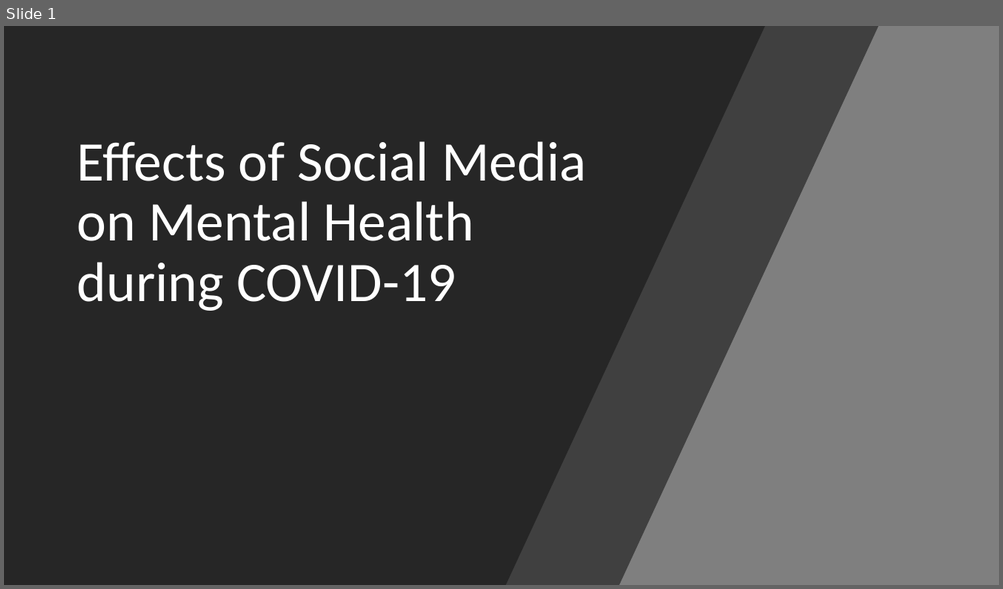
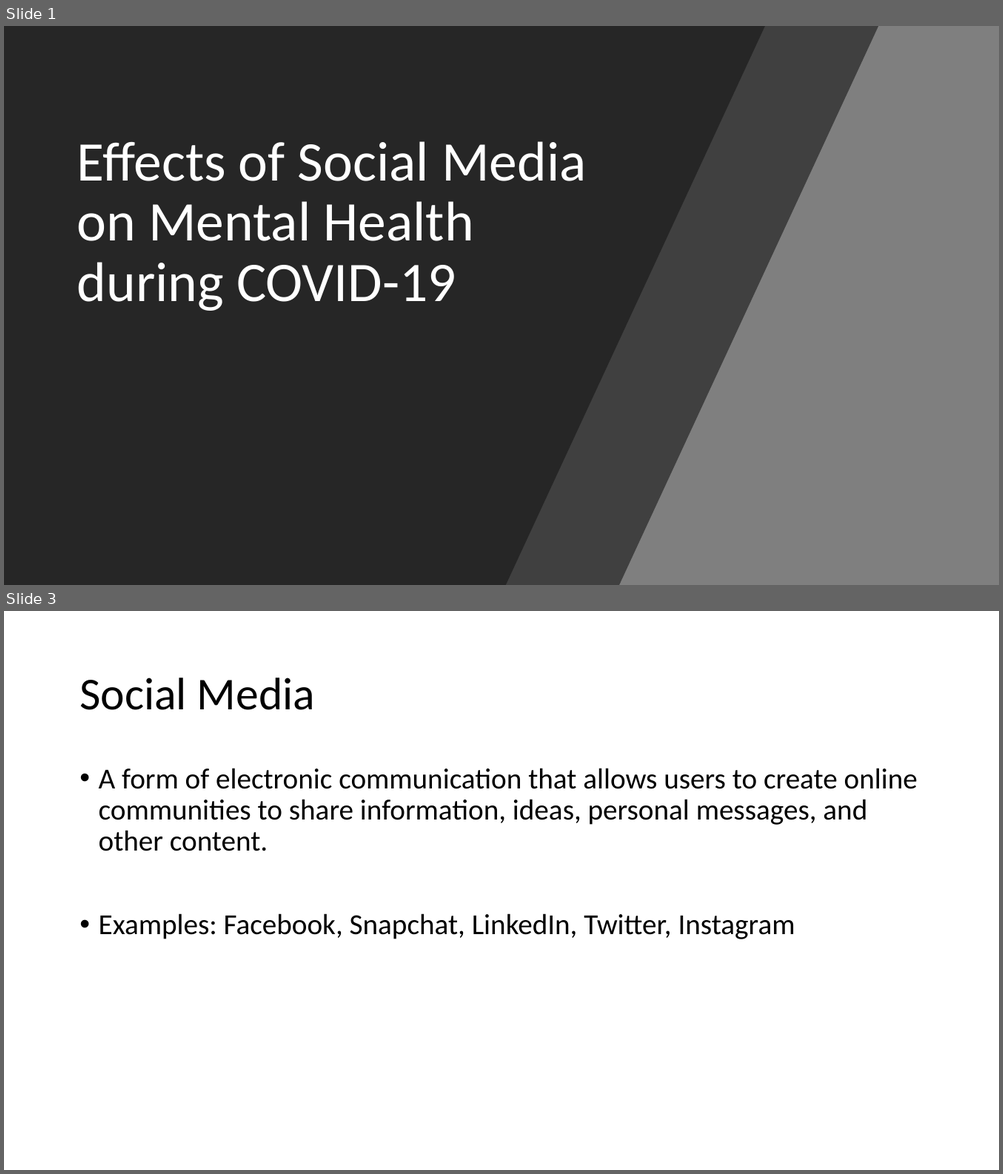
Before and after one commit to Millhouse32/ResearchMethology, a slide deck: Literature-Review/Litature-Review-Slides.pptx. Shown one above the other, each under a label of ours: slide 1 before the commit, slides 1 and 3 after it; the slides between them are not shown. The pictures are 1003x589 and 1003x1174 pixels, drawn with LibreOffice and Linux fonts; fonts in the diff are those of the drawing. Boxes give left, top, right and bottom in pixels: in the first picture for what was removed or moved away, otherwise in the second. Text is boxed around its words. In the diff, an @@ line names an element or a change of style, - is before the commit and + after.

Commit message:
Update presentation slides

```diff
--- a/Literature-Review/Litature-Review-Slides.pptx
+++ b/Literature-Review/Litature-Review-Slides.pptx
@@ slide 3 added at bbox=[4, 611, 999, 1170], background #FFFFFF @@
@@ title added at bbox=[79, 678, 315, 710], 44 pt, text #000000 @@
+Social Media
@@ text added at bbox=[99, 768, 917, 940], 28 pt, text #000000 @@
+• A form of electronic communication that allows users to create online communities to share information, ideas, personal messages, and other content.
+• Examples: Facebook, Snapchat, LinkedIn, Twitter, Instagram
```
Also in this commit, not shown: 1 other slide added.
